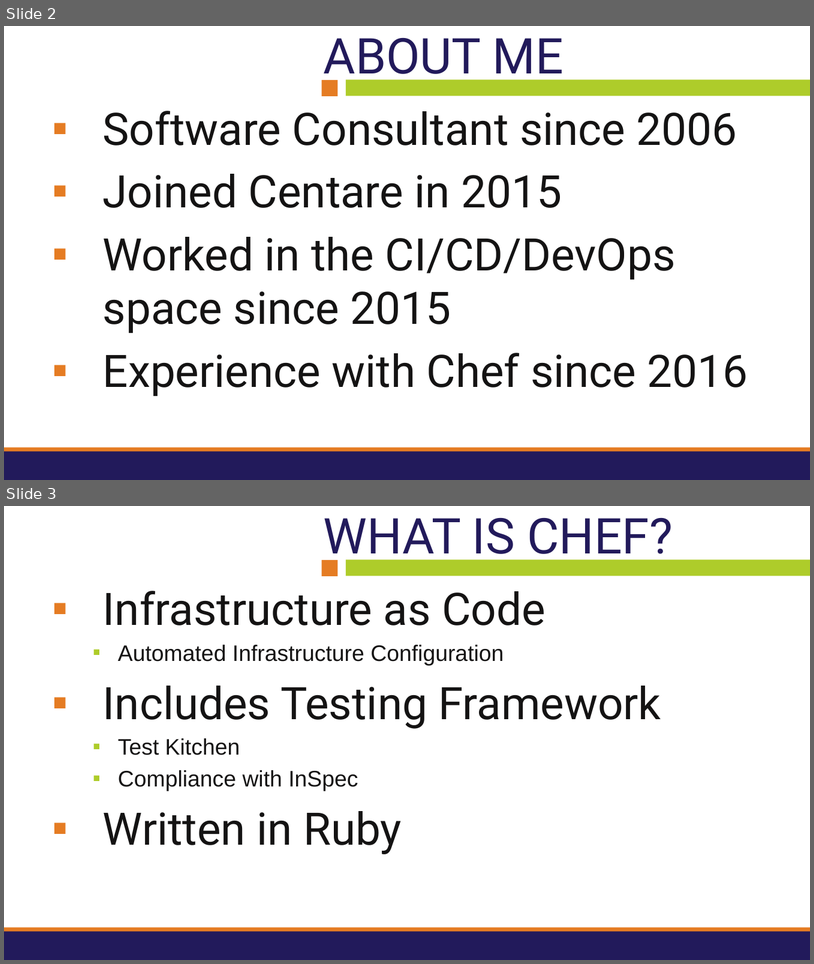
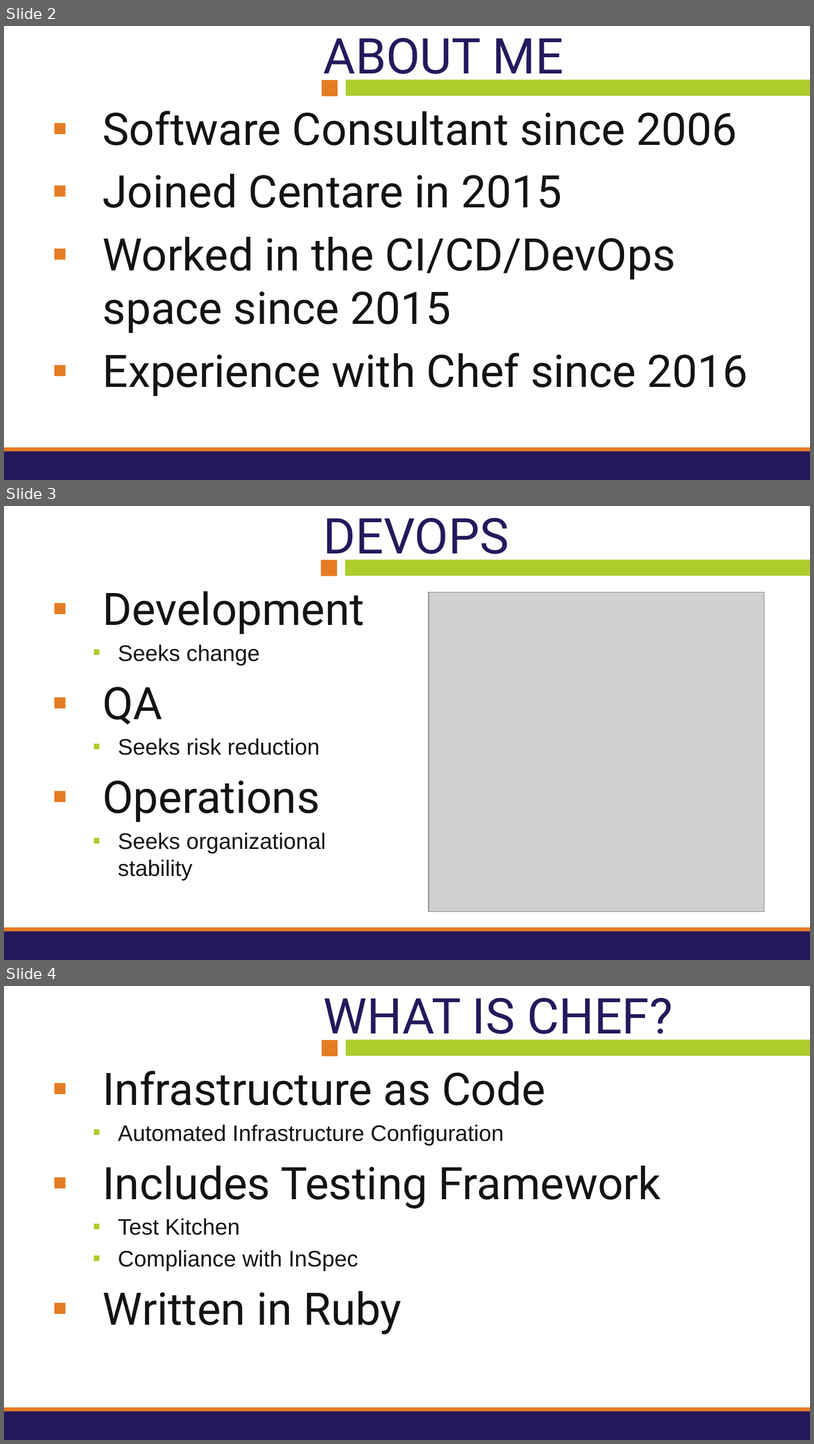
Before and after one commit to sullivac/chef-qa-camp, a slide deck: chef-qa-camp.pptx. Shown one above the other, each under a label of ours: slides 2 and 3 before the commit, slides 2, 3 and 4 after it. The pictures are 814x964 and 814x1444 pixels, drawn with LibreOffice and Linux fonts; fonts in the diff are those of the drawing; grey boxes stand for pictures; background and template pictures are left out. Boxes give left, top, right and bottom in pixels: in the first picture for what was removed or moved away, otherwise in the second. Text is boxed around its words. In the diff, an @@ line names an element or a change of style, - is before the commit and + after.

Commit message:
Add devops slide.

```diff
--- a/chef-qa-camp.pptx
+++ b/chef-qa-camp.pptx
@@ slide 3 added at [4, 506, 810, 960], background #FFFFFF; not listed: 2 template elements that a slide beside it also shows @@
@@ title added at [324, 518, 509, 565], 44 pt, text #221A5B @@
+DEVOPS
@@ rectangle added at [345, 559, 810, 576], fill #AECC2A @@
@@ rectangle added at [321, 560, 337, 576], fill #E57C23 @@
@@ text added at [103, 591, 365, 880], 20 pt, text #141313 @@
+▪ Development
+  ▪ Seeks change
+▪ QA
+  ▪ Seeks risk reduction
+▪ Operations
+  ▪ Seeks organizational stability
@@ picture added at [429, 592, 765, 912] @@
@@ text added at [53, 929, 159, 931], 16 pt, text #FFFFFF @@
+CENTARE.COM
@@ what was slide 3 is now slide 4 @@
```
